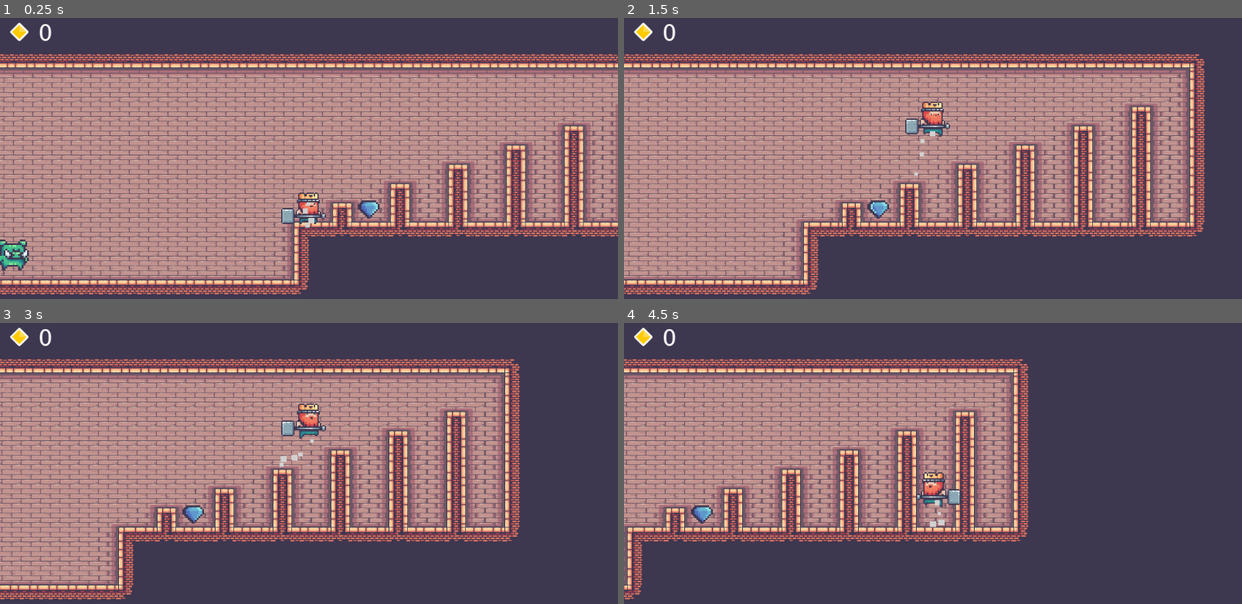
Above: before the commit, frames 1-4 (two rows, left to right).
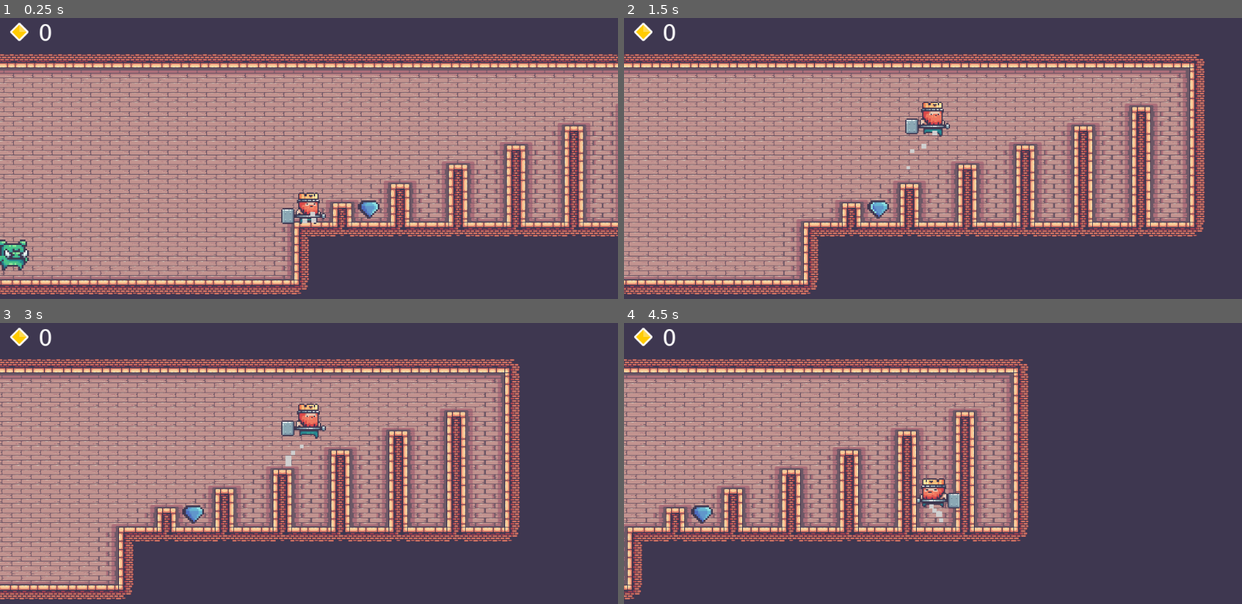
Above: after the commit, the same moments.

Repository: haihala/VIM.MT.310-Game-Project-2
Game: Godot game, scene res://scenes/MainScene.tscn
Two runs of this game, one before a commit and one after it. Both use one fixed random seed, a clock stepped at 60 frames per second and the inputs below.
Inputs:
- Up to frame 1 (0.25 s): no input
- Up to frame 2 (1.5 s): hold Up (jump) 0.53-1.28 s; hold Right (move_right) from 0.53 s (still down); tap Up (jump) at 1.35 s
- Up to frame 3 (3 s): tap Up (jump) at 1.52, 1.82, 2.85 s; release Right (move_right) at 2.03 s; hold Left (move_left) 2.03-2.78 s; hold Up (jump) 2.03-2.78 s; hold Right (move_right) from 2.78 s (still down)
- Up to frame 4 (4.5 s): tap Up (jump) at 3.02, 3.32, 4.35 s; hold Up (jump) 3.53-4.28 s; release Right (move_right) at 4.28 s; hold Left (move_left) from 4.28 s (still down)

The runs differ from the first frame. In frame 1, less than 0.1% of the frame differs, in the area x 48-52%, y 65-75%; in frame 2, less than 0.1%; in frame 3, 0.2%; in frame 4, 0.6%, in the area x 47-55%, y 53-73%.

Commit message:
State machine based solution to player states

Diff:
--- a/other/player_animation.tres
+++ b/other/player_animation.tres
@@ -120,7 +120,7 @@
 "name": "idle",
 "speed": 5.0
 }, {
-"frames": [ SubResource( 16 ) ],
+"frames": [ ExtResource( 6 ), SubResource( 16 ) ],
 "loop": true,
 "name": "jump",
 "speed": 5.0
--- a/project.godot
+++ b/project.godot
@@ -9,13 +9,31 @@
 config_version=4
 
 _global_script_classes=[ {
+"base": "State",
+"class": "PlayerState",
+"language": "GDScript",
+"path": "res://scripts/player/PlayerState.gd"
+}, {
 "base": "Reference",
-"class": "Utils",
+"class": "SpriteUtils",
 "language": "GDScript",
-"path": "res://scripts/Utils.gd"
+"path": "res://scripts/utils/SpriteUtils.gd"
+}, {
+"base": "Node",
+"class": "State",
+"language": "GDScript",
+"path": "res://scripts/utils/State.gd"
+}, {
+"base": "Node",
+"class": "StateMachine",
+"language": "GDScript",
+"path": "res://scripts/utils/StateMachine.gd"
 } ]
 _global_script_class_icons={
-"Utils": ""
+"PlayerState": "",
+"SpriteUtils": "",
+"State": "",
+"StateMachine": ""
 }
 
 [application]
--- a/scenes/Player.tscn
+++ b/scenes/Player.tscn
@@ -1,8 +1,13 @@
-[gd_scene load_steps=7 format=2]
+[gd_scene load_steps=12 format=2]
 
 [ext_resource path="res://other/player_animation.tres" type="SpriteFrames" id=1]
-[ext_resource path="res://scripts/Player.gd" type="Script" id=2]
+[ext_resource path="res://scripts/player/Player.gd" type="Script" id=2]
 [ext_resource path="res://assets/kenney_rgpaudio/handleCoins.ogg" type="AudioStream" id=3]
+[ext_resource path="res://scripts/utils/StateMachine.gd" type="Script" id=4]
+[ext_resource path="res://scripts/player/PlayerState.gd" type="Script" id=5]
+[ext_resource path="res://scripts/player/LandState.gd" type="Script" id=6]
+[ext_resource path="res://scripts/player/RunState.gd" type="Script" id=7]
+[ext_resource path="res://scripts/player/FootstepPlayer.gd" type="Script" id=8]
 
 [sub_resource type="CapsuleShape2D" id=1]
 radius = 18.0
@@ -43,6 +48,33 @@
 [node name="Player" type="KinematicBody2D"]
 script = ExtResource( 2 )
 
+[node name="StateMachine" type="Node" parent="."]
+script = ExtResource( 4 )
+
+[node name="Idle" type="Node" parent="StateMachine"]
+script = ExtResource( 5 )
+animation = "idle"
+
+[node name="Run" type="Node" parent="StateMachine"]
+script = ExtResource( 7 )
+animation = "run"
+
+[node name="Jump" type="Node" parent="StateMachine"]
+script = ExtResource( 5 )
+animation = "jump"
+
+[node name="Fall" type="Node" parent="StateMachine"]
+script = ExtResource( 5 )
+animation = "fall"
+
+[node name="Land" type="Node" parent="StateMachine"]
+script = ExtResource( 6 )
+animation = "land"
+
+[node name="Die" type="Node" parent="StateMachine"]
+script = ExtResource( 5 )
+animation = "die"
+
 [node name="AnimatedSprite" type="AnimatedSprite" parent="."]
 scale = Vector2( 2, 2 )
 frames = ExtResource( 1 )
@@ -76,3 +108,4 @@
 stream = ExtResource( 3 )
 
 [node name="FootstepPlayer" type="AudioStreamPlayer2D" parent="."]
+script = ExtResource( 8 )
--- a/scripts/Pig.gd
+++ b/scripts/Pig.gd
@@ -4,4 +4,4 @@
 onready var sprite = $AnimatedSprite
 
 func _physics_process(_delta):
-	Utils.flip_sprite(sprite, position.x < player.position.x)
+	SpriteUtils.flip_sprite(sprite, position.x < player.position.x)
--- /dev/null
+++ b/scripts/player/FootstepPlayer.gd
@@ -0,0 +1,14 @@
+extends AudioStreamPlayer2D
+
+var play_footsteps : bool = false
+
+var footsteps = []
+func _ready():
+	for i in range(10):
+		footsteps.append(load("res://assets/kenney_rgpaudio/footstep0%s.ogg" % i))
+
+func _process(_delta):
+	if play_footsteps and not self.playing:
+		randomize()
+		self.stream = footsteps[randi() % len(footsteps)]
+		self.play()
--- /dev/null
+++ b/scripts/player/LandState.gd
@@ -0,0 +1,9 @@
+extends PlayerState
+
+onready var particles = get_node("../../LandingParticles")
+
+func enter():
+	.enter()
+
+	if not particles.emitting:
+		particles.restart()
--- a/scripts/Player.gd
+++ b/scripts/player/Player.gd
@@ -1,8 +1,6 @@
 extends KinematicBody2D
 
 var score : int = 0
-var dead : bool = false
-var desired_animation : String = ""
 var grounded : bool = false
 
 # Movement
@@ -25,28 +23,26 @@
 var gravity : float = 2*jump_height_pixels / pow(time_to_apex, 2)
 var jump_impulse : float = (gravity * time_to_apex) + (jump_height_pixels / time_to_apex)
 
+onready var state_machine = $StateMachine
 onready var sprite = $AnimatedSprite
-onready var landing_particles = $LandingParticles
-onready var running_particles = $RunningParticles
 onready var coin_pickup_player = $CoinPickupPlayer
-onready var footstep_player = $FootstepPlayer
 onready var ui = get_node("/root/MainScene/CanvasLayer/UI")
 
-var footsteps = []
 func _ready():
-	for i in range(10):
-		footsteps.append(load("res://assets/kenney_rgpaudio/footstep0%s.ogg" % i))
+	state_machine.push($StateMachine/Idle)
 
 func _physics_process (delta):
+	handle_landing()
+	handle_falling()
 	handle_movement(delta)
-	handle_landing()
+	update_sprite()
 
 func handle_movement(delta):
 	var influence = 0
 	var friction = speed	# Default to a high number in case the player dies
 	var delta_x = 0
 
-	if not dead:
+	if can_move():
 		if Input.is_action_pressed("move_left"):
 			delta_x -= 1
 		if Input.is_action_pressed("move_right"):
@@ -54,8 +50,8 @@
 
 		if is_on_floor():
 			if Input.is_action_pressed("jump"):
+				state_machine.push($StateMachine/Jump)
 				vel.y -= jump_impulse
-				jump_animation()
 			influence = ground_speed_influence
 			friction = ground_friction
 		else:
@@ -77,63 +73,48 @@
 	vel = move_and_slide(vel, Vector2.UP)
 
 func handle_landing():
-	if is_on_floor():
-		if not grounded:
-			# Just landed
-			desired_animation = "land"
-			if not landing_particles.emitting:
-				landing_particles.restart()
-			# Hold the animation for a while, idle won't take over unless grounded is true
-			yield(get_tree().create_timer(0.1), "timeout")
-			grounded = true
-	else:
+	if is_on_floor() and not grounded:
+		# Just landed
+		state_machine.setup_stack([$StateMachine/Idle, $StateMachine/Land])
+		grounded = true
+		yield(get_tree().create_timer(0.1), "timeout")
+		state_machine.pop()
+
+func handle_falling():
+	if not is_on_floor() and grounded:
+		# Just left the ground
 		grounded = false
-
-func jump_animation():
-	desired_animation = "jump"
-	# Wait for half the time it gets to get to the apex
-	yield(get_tree().create_timer(time_to_apex/2), "timeout")
-	desired_animation = "fall"
-
-func _process(_delta):
-	update_sprite()
-	update_particles()
-	update_footsteps()
+		yield(get_tree().create_timer(0.1), "timeout")
+		state_machine.push($StateMachine/Fall)
 
 func update_sprite():
 	if abs(vel.x) > 0:
-		Utils.flip_sprite(sprite, vel.x < 0)
+		SpriteUtils.flip_sprite(sprite, vel.x < 0)
 
-	if dead:
-		desired_animation = "die"
-	elif grounded:
+	if is_on_floor():
+		var currently_running = state_machine.active_state() == $StateMachine/Run;
 		if abs(vel.x) > 0:
-			desired_animation = "run"
-		else:
-			desired_animation = "idle"
+			if state_machine.active_state() == $StateMachine/Idle:
+				state_machine.push($StateMachine/Run)
 
-	if sprite.animation != desired_animation:
-		sprite.play(desired_animation)
+		elif currently_running:
+			state_machine.pop()
 
-func update_particles():
-	var should_emit = desired_animation == "run"
-	running_particles.emitting = should_emit
+func can_move():
+	var mid_landing = state_machine.active_state() == $StateMachine/Die
+	return not (is_dead() or mid_landing)
 
-func update_footsteps():
-	if is_on_floor() and vel.x != 0:
-		if not footstep_player.playing:
-			randomize()
-			footstep_player.stream = footsteps[randi() % len(footsteps)]
-			footstep_player.play()
-	else:
-		footstep_player.stop()
+func is_dead():
+	return state_machine.active_state() == $StateMachine/Die
 
 func die ():
 	# Can't die twice
-	if not dead:
-		dead = true
+	if not is_dead():
+		state_machine.push($StateMachine/Die)
+		state_machine.locked = true
 		# Wait some time so the animation plays out
 		yield(get_tree().create_timer(4), "timeout")
+		# There is a warning if the output is not collected to a variable
 		var _reload_output = get_tree().reload_current_scene()
 
 
--- /dev/null
+++ b/scripts/player/PlayerState.gd
@@ -0,0 +1,10 @@
+extends State
+
+class_name PlayerState
+
+export var animation: String
+onready var sprite = get_node("../../AnimatedSprite")
+
+func enter():
+	if sprite.animation != animation:
+		sprite.play(animation)
--- /dev/null
+++ b/scripts/player/RunState.gd
@@ -0,0 +1,14 @@
+extends PlayerState
+
+onready var particles = get_node("../../RunningParticles")
+onready var footstep_player = get_node("../../FootstepPlayer")
+
+func enter():
+	.enter()
+
+	particles.emitting = true
+	footstep_player.play_footsteps = true
+
+func exit():
+	particles.emitting = false
+	footstep_player.play_footsteps = false
--- a/scripts/Utils.gd
+++ b/scripts/utils/SpriteUtils.gd
@@ -1,4 +1,4 @@
-class_name Utils
+class_name SpriteUtils
 
 static func flip_sprite(sprite, flipped):
 	if sprite.flip_h != flipped:
--- /dev/null
+++ b/scripts/utils/State.gd
@@ -0,0 +1,19 @@
+extends Node
+
+class_name State
+
+## Called when this is pushed onto the stack
+func enter():
+	pass
+
+## Called when this is removed from the stack
+func exit():
+	pass
+
+## Called when the state above this gets removed from the stack
+func re_enter():
+	enter()
+
+## Called when another state is pushed on the stack on top of this
+func suspend():
+	exit()
--- /dev/null
+++ b/scripts/utils/StateMachine.gd
@@ -0,0 +1,47 @@
+extends Node
+
+class_name StateMachine
+
+var stack = []
+var locked = false
+
+onready var available_states = self.get_children()
+
+func active_state():
+	if stack.size() > 0:
+		return stack[-1]
+
+
+func push(new_state):
+	if locked:
+		return push_warning("State machine is locked")
+
+	if not available_states.has(new_state):
+		return push_error("Unrecognized state")
+
+	if new_state == active_state():
+		return push_error("Cannot reactivate current state")
+
+	if active_state():
+		active_state().suspend()
+	stack.append(new_state)
+	active_state().enter()
+
+func pop():
+	if locked:
+		return push_warning("State machine is locked")
+
+	active_state().exit()
+	stack.pop_back()
+	if active_state():
+		active_state().re_enter()
+
+func clear_stack():
+	while active_state():
+		active_state().exit()
+		stack.pop_back()
+
+func setup_stack(new_stack):
+	clear_stack()
+	stack = new_stack
+	active_state().enter()
